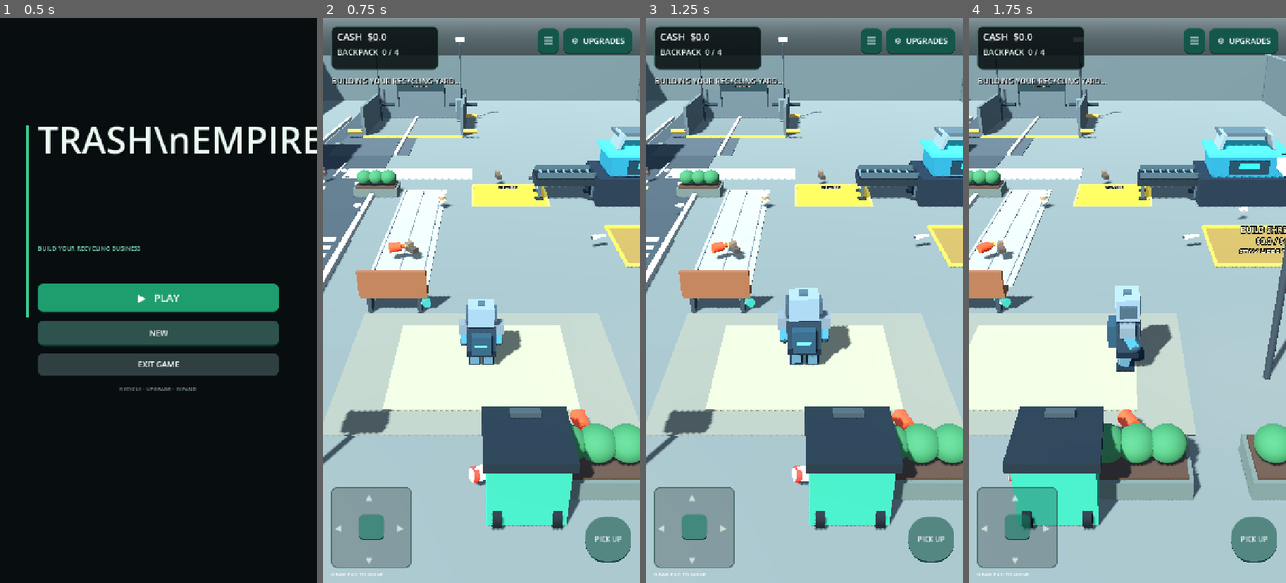
Above: before the commit, frames 1-4 (left to right).
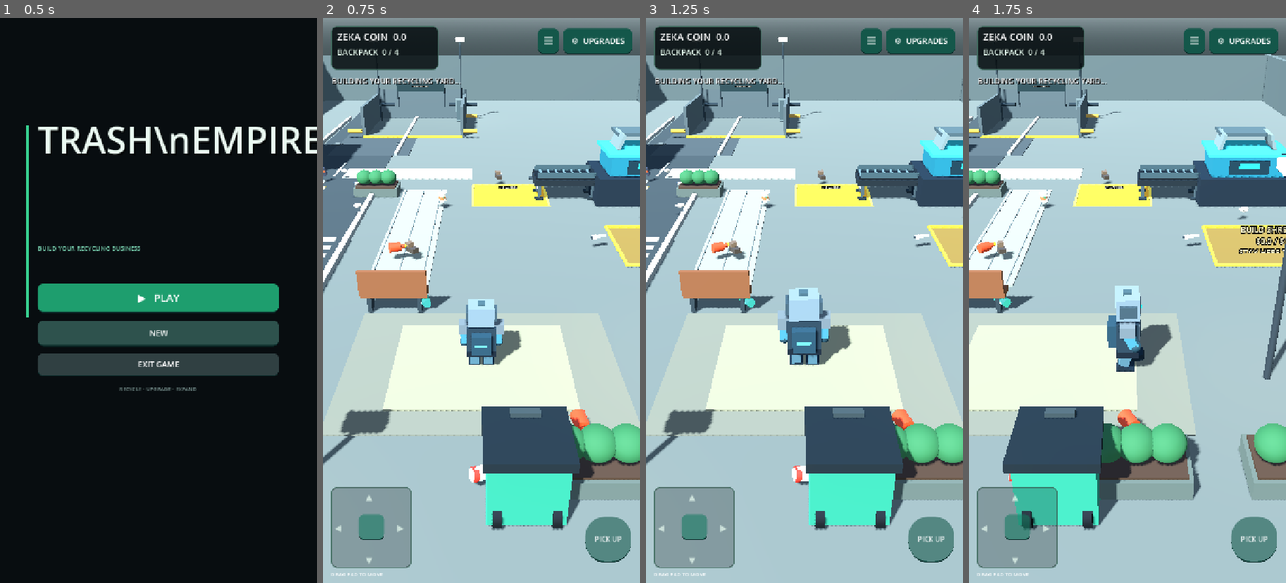
Above: after the commit, the same moments.

Repository: zekainstabot/trash-empire
Game: Godot game, scene res://Scenes/Main.tscn
Same seed, same stepped clock (60 frames per second), same inputs: the game is played once before the commit and once after it.
Inputs (mouse positions are in pixels of both pictures, inside the frame that each line leads up to):
- Up to frame 1 (0.5 s): no input
- Up to frame 2 (0.75 s): click "▶ PLAY" at 0.5 s
- Up to frame 3 (1.25 s): no input
- Up to frame 4 (1.75 s): move the mouse to (1197, 272) at 1.27 s; hold D (move_right) from 1.28 s (still down); click (1197, 272) at 1.42 s

Frame 1 is identical in both runs. In frame 2, 0.2% of the frame differs, in the area x 4-27%, y 2-5%; in frame 3, 0.2%; in frame 4, 0.2%.

Commit message:
Rename game currency to Zeka Coin throughout the UI

Diff:
--- a/Scripts/main.gd
+++ b/Scripts/main.gd
@@ -412,7 +412,7 @@
 	var costs := [0.0, 12.0, 35.0, 80.0, 160.0]
 	var cost: float = costs[factory_stage]
 	if money < cost:
-		_set_message("You need $%.0f to add the next factory machine." % cost)
+		_set_message("You need %.0f Zeka Coin to add the next factory machine." % cost)
 		return
 	if not await _pay_gradually(cost):
 		return
@@ -933,7 +933,7 @@
 	panel.size = Vector2(245, 100)
 	panel.add_theme_stylebox_override("panel", _panel_style(Color(0.035, 0.065, 0.075, 0.88)))
 	layer.add_child(panel)
-	money_label = _label("CASH  $0", Vector2(32, 27), 22, layer)
+	money_label = _label("ZEKA COIN  0", Vector2(32, 27), 22, layer)
 	bag_label = _label("BAG  0 / 5", Vector2(32, 64), 18, layer)
 
 	message_label = _label("Collect litter around the yard.", Vector2(20, 130), 17, layer)
@@ -1567,7 +1567,7 @@
 				button.text = "%s  %s\\nNEXT LEVEL  •  +3 BAG SLOTS" % [icon, node.title]
 			else:
 				button.text = "%s  %s\\nLEVEL %d  →  %d" % [icon, node.title, current, next_level]
-			price_label.text = "$%.0f" % price
+			price_label.text = "%.0f Zeka Coin" % price
 			price_label.add_theme_color_override("font_color", Color(0.48, 1.0, 0.68))
 			button.disabled = false
 
@@ -1805,10 +1805,10 @@
 			# The teddy bear sale is a separate bonus; recycling income is still paid now.
 			var teddy_sale_bonus := item_value * 4.0
 			_spawn_conveyor_item(teddy_sale_bonus)
-			_set_message("Recycling +$%.2f | Teddy bear queued for extra sale +$%.2f" % [item_value, teddy_sale_bonus])
+			_set_message("Recycling +%.2f Zeka Coin | Teddy bear queued for extra sale +%.2f Zeka Coin" % [item_value, teddy_sale_bonus])
 		else:
 			_spawn_conveyor_item(item_value)
-			_set_message("Conveyor recycling... +$%.2f" % item_value)
+			_set_message("Conveyor recycling... +%.2f Zeka Coin" % item_value)
 		_update_ui()
 		_save_game()
 		if carried == 0:
@@ -1824,7 +1824,7 @@
 func _upgrade_bag() -> void:
 	var cost := _upgrade_cost(5.0, upgrade_level)
 	if money < cost:
-		_set_message("You need $%.1f to complete this purchase." % cost)
+		_set_message("You need %.1f Zeka Coin to complete this purchase." % cost)
 		return
 	if not await _pay_gradually(cost):
 		return
@@ -1838,7 +1838,7 @@
 func _upgrade_speed() -> void:
 	var cost := _upgrade_cost(7.0, speed_upgrade_level)
 	if money < cost:
-		_set_message("You need $%.1f to complete this purchase." % cost)
+		_set_message("You need %.1f Zeka Coin to complete this purchase." % cost)
 		return
 	if not await _pay_gradually(cost):
 		return
@@ -1852,7 +1852,7 @@
 func _upgrade_unload() -> void:
 	var cost := _upgrade_cost(6.0, unload_upgrade_level)
 	if money < cost:
-		_set_message("You need $%.1f to complete this purchase." % cost)
+		_set_message("You need %.1f Zeka Coin to complete this purchase." % cost)
 		return
 	if not await _pay_gradually(cost):
 		return
@@ -1865,7 +1865,7 @@
 func _upgrade_equipment() -> void:
 	var cost := _upgrade_cost(8.0, equipment_upgrade_level)
 	if money < cost:
-		_set_message("You need $%.1f to complete this purchase." % cost)
+		_set_message("You need %.1f Zeka Coin to complete this purchase." % cost)
 		return
 	if not await _pay_gradually(cost):
 		return
@@ -1879,7 +1879,7 @@
 func _upgrade_technology() -> void:
 	var cost := _upgrade_cost(8.0, technology_upgrade_level)
 	if money < cost:
-		_set_message("You need $%.1f to complete this purchase." % cost)
+		_set_message("You need %.1f Zeka Coin to complete this purchase." % cost)
 		return
 	if not await _pay_gradually(cost):
 		return
@@ -1909,7 +1909,7 @@
 func _upgrade_luck() -> void:
 	var cost := _upgrade_cost(6.0, luck_upgrade_level)
 	if money < cost:
-		_set_message("You need $%.1f to complete this purchase." % cost)
+		_set_message("You need %.1f Zeka Coin to complete this purchase." % cost)
 		return
 	if not await _pay_gradually(cost):
 		return
@@ -1922,7 +1922,7 @@
 func _upgrade_drones() -> void:
 	var cost := _upgrade_cost(25.0, drone_level + 1)
 	if money < cost:
-		_set_message("You need $%.1f to complete this purchase." % cost)
+		_set_message("You need %.1f Zeka Coin to complete this purchase." % cost)
 		return
 	if not await _pay_gradually(cost):
 		return
@@ -1936,7 +1936,7 @@
 func _upgrade_magnet_power() -> void:
 	var cost := _upgrade_cost(15.0, magnet_power_level)
 	if money < cost:
-		_set_message("You need $%.1f to complete this purchase." % cost)
+		_set_message("You need %.1f Zeka Coin to complete this purchase." % cost)
 		return
 	if not await _pay_gradually(cost):
 		return
@@ -1951,7 +1951,7 @@
 func _upgrade_trash_value() -> void:
 	var cost := _upgrade_cost(12.0, trash_value_upgrade_level)
 	if money < cost:
-		_set_message("You need $%.1f to complete this purchase." % cost)
+		_set_message("You need %.1f Zeka Coin to complete this purchase." % cost)
 		return
 	if not await _pay_gradually(cost):
 		return
@@ -1968,7 +1968,7 @@
 func _upgrade_spawn() -> void:
 	var cost := _upgrade_cost(6.0, spawn_upgrade_level)
 	if money < cost:
-		_set_message("You need $%.1f to complete this purchase." % cost)
+		_set_message("You need %.1f Zeka Coin to complete this purchase." % cost)
 		return
 	if not await _pay_gradually(cost):
 		return
@@ -1981,7 +1981,7 @@
 func _upgrade_respawn() -> void:
 	var cost := _upgrade_cost(55.0, respawn_level + 1)
 	if money < cost:
-		_set_message("You need $%.1f to complete this purchase." % cost)
+		_set_message("You need %.1f Zeka Coin to complete this purchase." % cost)
 		return
 	if not await _pay_gradually(cost):
 		return
@@ -2019,7 +2019,7 @@
 func _upgrade_bulk_pickup() -> void:
 	var cost := _upgrade_cost(30.0, bulk_pickup_level + 1)
 	if money < cost:
-		_set_message("You need $%.1f to complete this purchase." % cost)
+		_set_message("You need %.1f Zeka Coin to complete this purchase." % cost)
 		return
 	if not await _pay_gradually(cost):
 		return
@@ -2033,7 +2033,7 @@
 func _upgrade_auto_pickup() -> void:
 	var cost := _upgrade_cost(20.0, auto_pickup_level + 1)
 	if money < cost:
-		_set_message("You need $%.1f to complete this purchase." % cost)
+		_set_message("You need %.1f Zeka Coin to complete this purchase." % cost)
 		return
 	if not await _pay_gradually(cost):
 		return
@@ -2169,7 +2169,7 @@
 		_complete_district_unlock()
 	elif money <= 0.001 and not district_no_money_notified:
 		district_no_money_notified = true
-		_set_message("Need $%.1f more to unlock this district. Stay here to continue." % (cost - district_build_paid))
+		_set_message("Need %.1f more Zeka Coin to unlock this district. Stay here to continue." % (cost - district_build_paid))
 
 func _complete_district_unlock() -> void:
 	district_build_active = false
@@ -2592,7 +2592,7 @@
 	return point
 
 func _update_ui() -> void:
-	money_label.text = "CASH  $%.1f" % money
+	money_label.text = "ZEKA COIN  %.1f" % money
 	bag_label.text = "BACKPACK  %d / %d" % [carried, capacity]
 	var is_full := carried >= capacity
 	var bag_color := Color(1.0, 0.20, 0.16) if is_full else Color(0.88, 0.96, 0.92)
@@ -2941,7 +2941,7 @@
 		money += sold_value
 		_update_ui()
 		_save_game()
-		_set_message("Teddy bear delivered! Extra sale +$%.2f" % sold_value)
+		_set_message("Teddy bear delivered! Extra sale +%.2f Zeka Coin" % sold_value)
 		_load_next_teddy_package(truck_index, loaded_count + 1)
 	)
 
